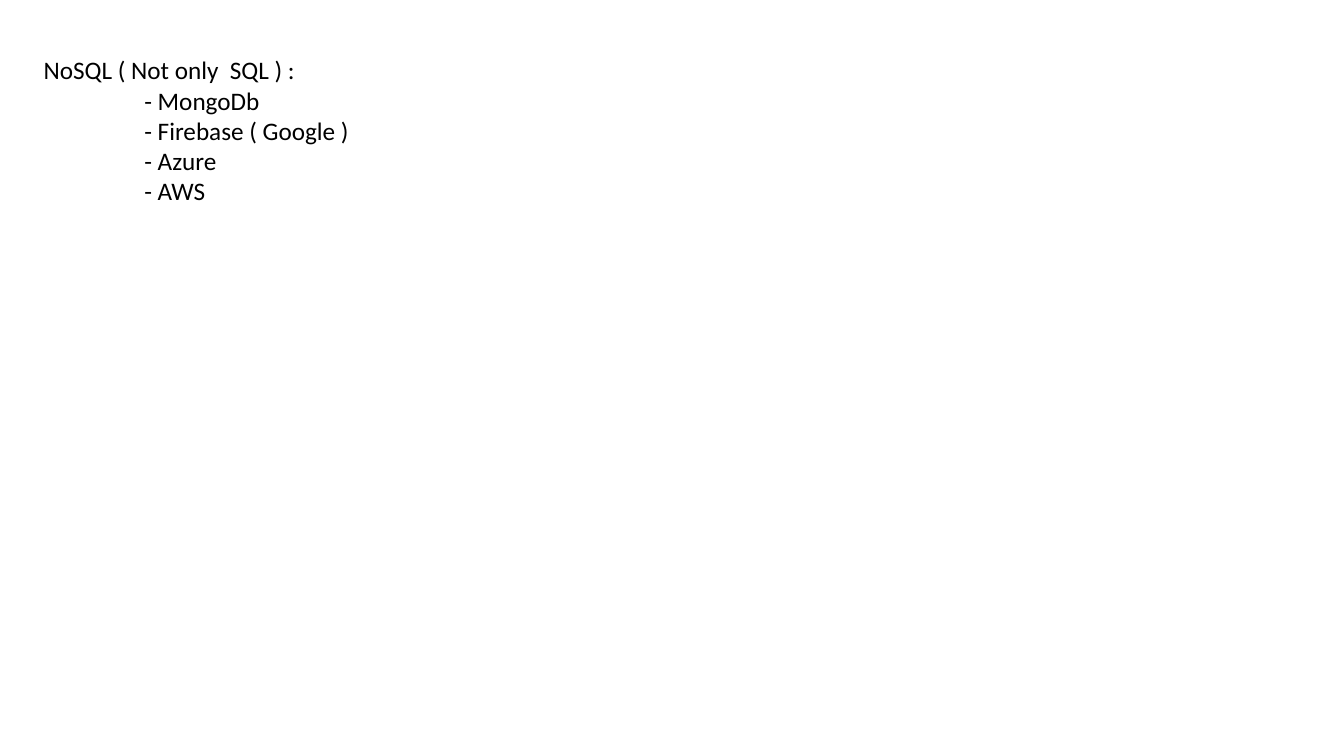
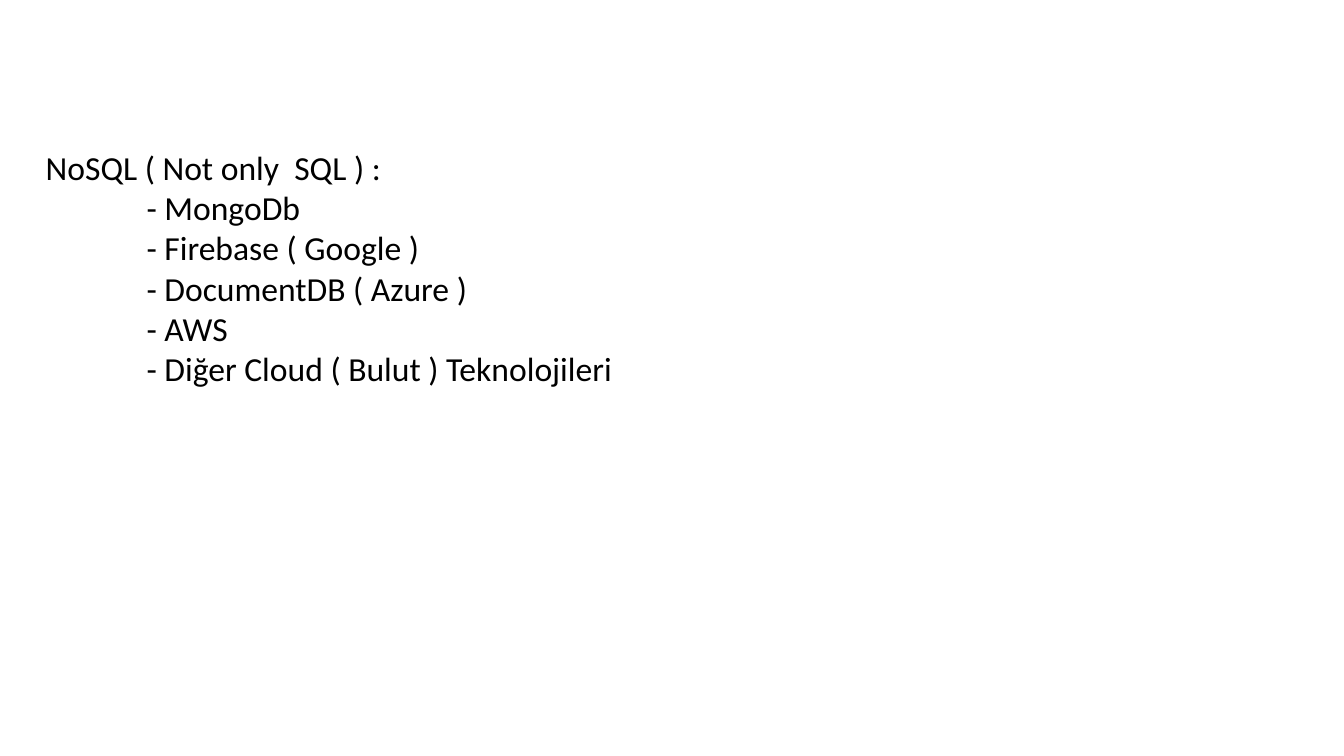
Before and after one commit to celalaksu/Python-Programlama-Kursu, a slide deck: slide 30 of Python txt json Dosyaları ve SQLite Veritabanı.pptx (slide 29 before the commit). Drawn at 1344x756 pixels with LibreOffice and Linux fonts; fonts in the diff are those of the drawing. Boxes give left, top, right and bottom in pixels: in the first picture for what was removed or moved away, otherwise in the second. Text is boxed around its words. In the diff, an @@ line names an element or a change of style, - is before the commit and + after.

```diff
--- a/Python txt json Dosyaları ve SQLite Veritabanı.pptx
+++ b/Python txt json Dosyaları ve SQLite Veritabanı.pptx
@@ text "NoSQL ( Not only SQL ...": place and size @@
-text "NoSQL ( Not only SQL ..." at [44,61,336,200]
+text "NoSQL ( Not only SQL ..." at [46,156,612,387]
@@ text at [46,156,401,342]: size 18 to 24 pt in "NoSQL ( Not only SQL ) :", "- MongoDb", "- Firebase ( Google )", "- AWS" @@
@@ text at [164,279,449,302]: text changed; size 18 to 24 pt @@
-- Azure
+- DocumentDB ( Azure )
@@ text at [164,357,612,387]: paragraph added @@
+- Diğer Cloud ( Bulut ) Teknolojileri
```
Also in this commit, not shown: 17 other slides changed, 7 slides added, 1 slide removed.
